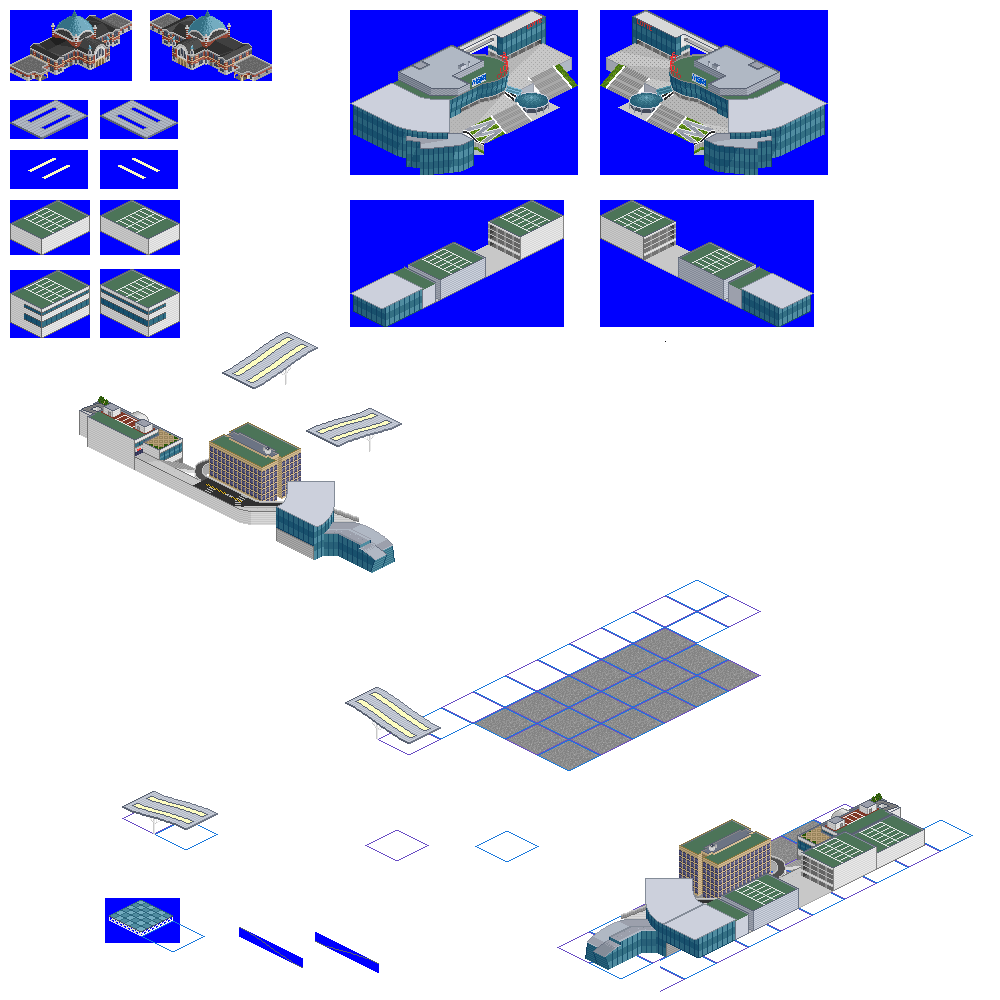
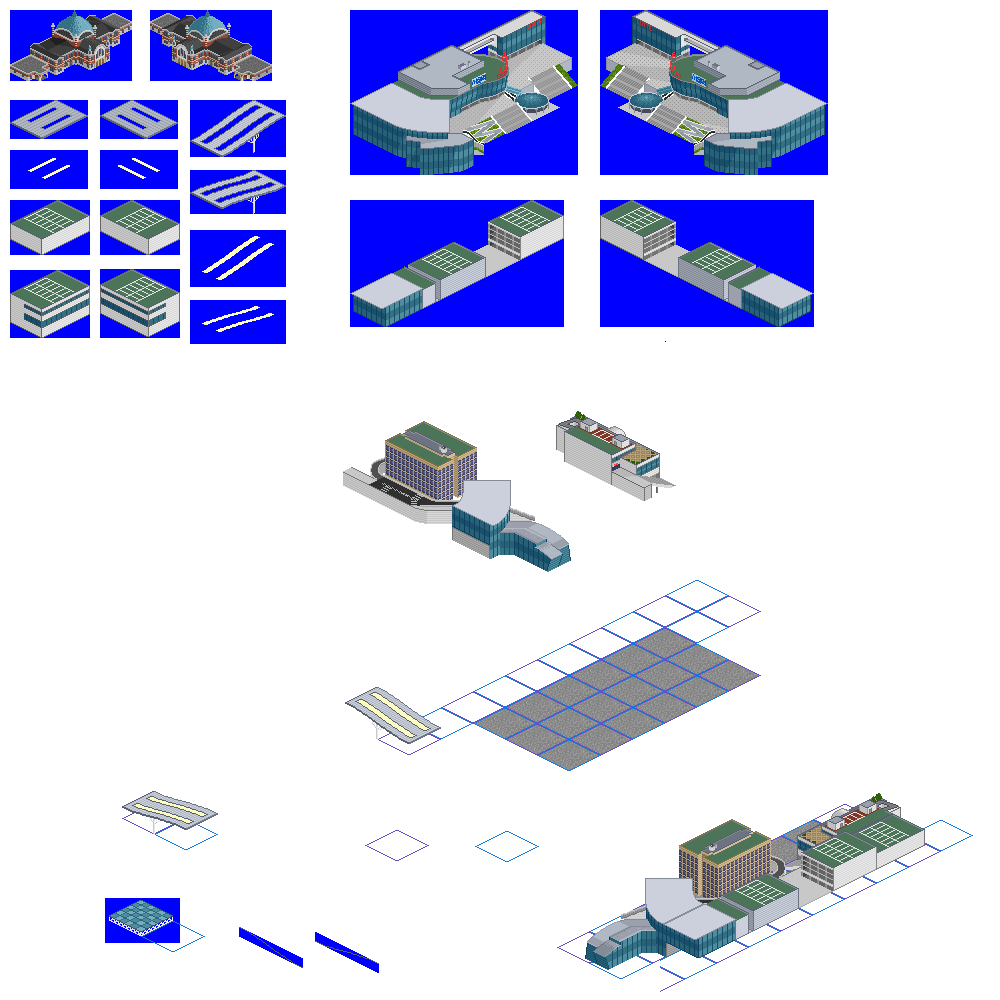
Layer changes from the first (1000, 1000) image to the second:
painted on "buildings _6" over [190, 100, 402, 452]
painted on "buildings_8" over [167, 421, 571, 573]
painted on "buildings _7" over [79, 396, 676, 501]
painted on "배경" over [190, 100, 286, 344]
